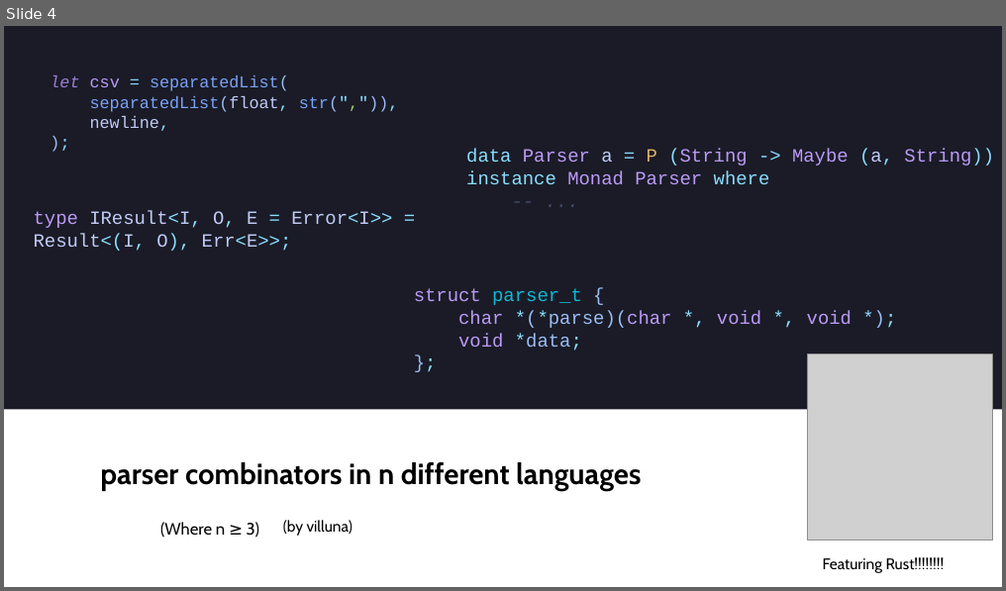
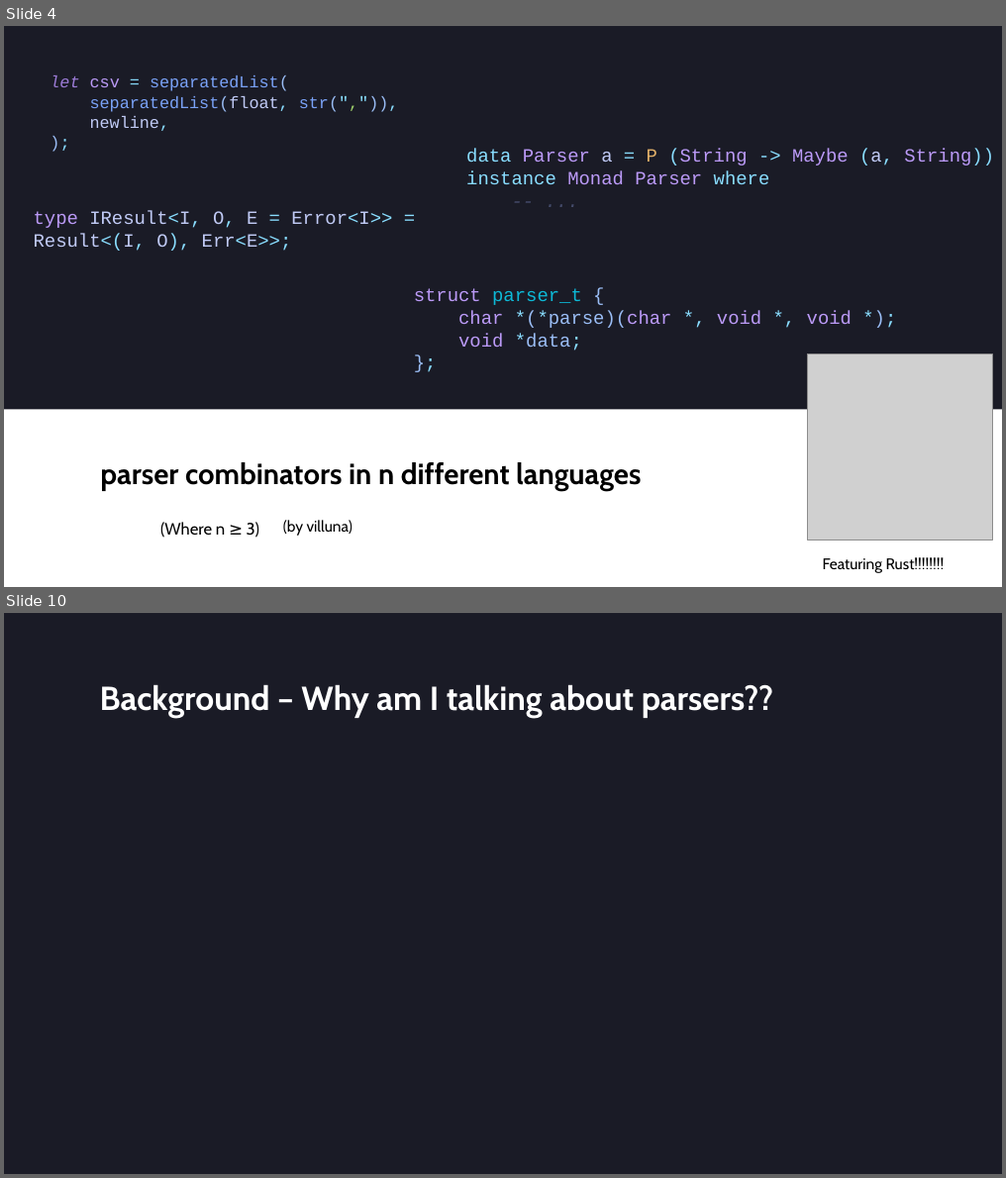
Before and after one commit to villuna/parsers-talk, a slide deck: presentation/presentation.pptx. Shown one above the other, each under a label of ours: slide 4 before the commit, slides 4 and 10 after it; the slides between them are not shown. The pictures are 1006x591 and 1006x1178 pixels, drawn with LibreOffice and Linux fonts; fonts in the diff are those of the drawing; grey boxes stand for pictures. Boxes give left, top, right and bottom in pixels: in the first picture for what was removed or moved away, otherwise in the second. Text is boxed around its words. In the diff, an @@ line names an element or a change of style, - is before the commit and + after.

```diff
--- a/presentation/presentation.pptx
+++ b/presentation/presentation.pptx
@@ slide 10 added at [4,613,1002,1174], background #1A1B26 @@
@@ title added at [100,684,774,718], 32 pt, text #FFFFFF, bold @@
+Background – Why am I talking about parsers??
```
Also in this commit, not shown: 3 other slides changed, 27 other slides added, 1 slide removed, 6 other files.
